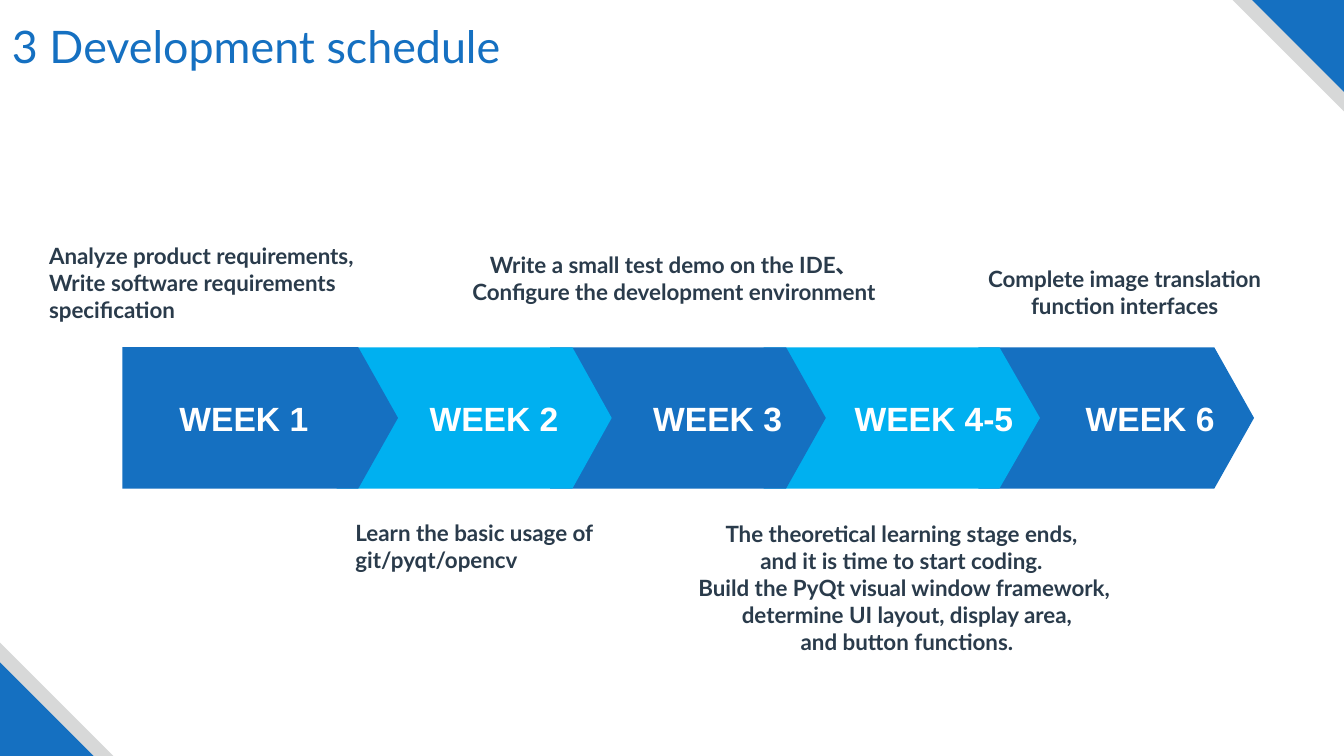
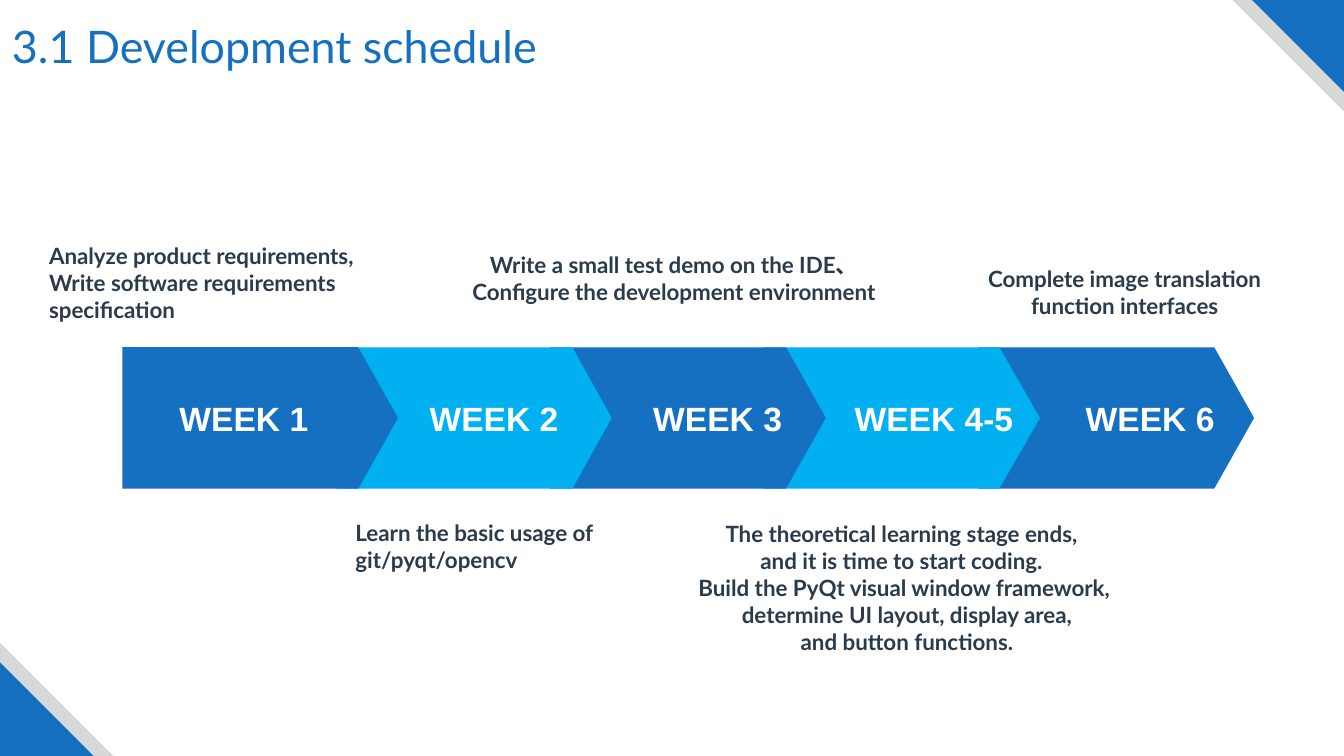
Before and after one commit to GongZikang/image_processing_demo, a slide deck: slide 9 of Image processing visualization system.pptx. Drawn at 1344x756 pixels with LibreOffice and Linux fonts; fonts in the diff are those of the drawing; background and template pictures are left out. Boxes give left, top, right and bottom in pixels: in the first picture for what was removed or moved away, otherwise in the second. Text is boxed around its words. In the diff, an @@ line names an element or a change of style, - is before the commit and + after.

```diff
--- a/Image processing visualization system.pptx
+++ b/Image processing visualization system.pptx
@@ text at (x1=12, y1=30, x2=537, y2=71): text changed @@
-3 Development schedule
+3.1 Development schedule
```
Also in this commit, not shown: 1 other slide changed, 2 slides added, 1 other file.
